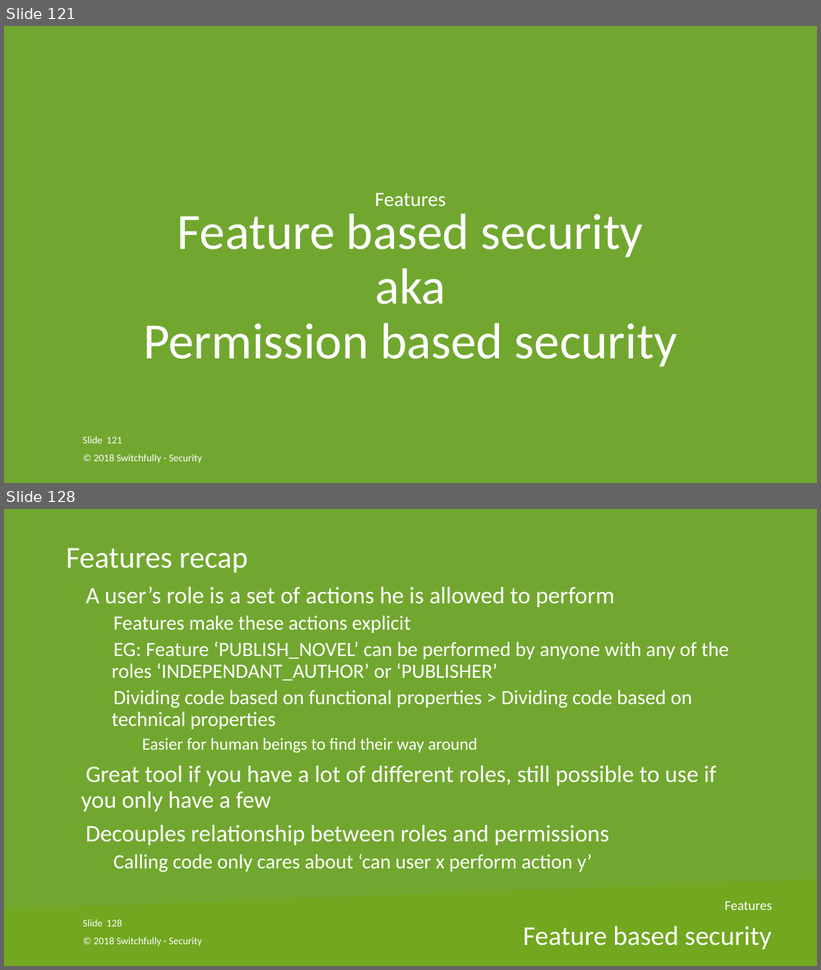
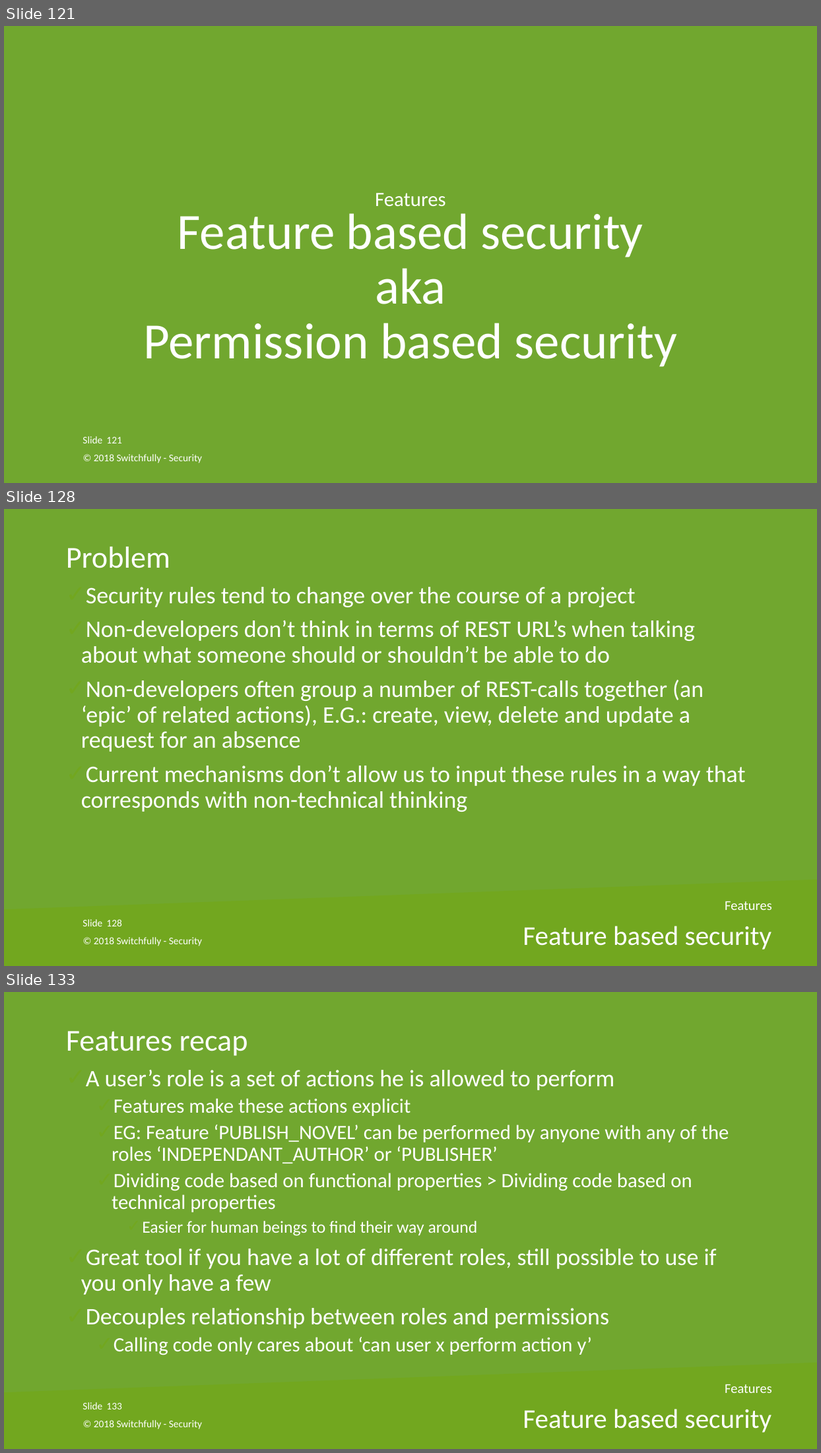
Before and after one commit to nielsjani/switchfully-security, a slide deck: powerpoint/switchfully-security@Cegeka.pptx. Shown one above the other, each under a label of ours: slides 121 and 128 before the commit, slides 121, 128 and 133 after it; the slides between them are not shown. The pictures are 821x970 and 821x1453 pixels, drawn with LibreOffice and Linux fonts; fonts in the diff are those of the drawing; background and template pictures are left out. Boxes give left, top, right and bottom in pixels: in the first picture for what was removed or moved away, otherwise in the second. Text is boxed around its words. In the diff, an @@ line names an element or a change of style, - is before the commit and + after.

```diff
--- a/powerpoint/switchfully-security@Cegeka.pptx
+++ b/powerpoint/switchfully-security@Cegeka.pptx
@@ slide 128 added at [4, 509, 817, 966], background picture (left out); not listed: 2 template elements that a slide beside it also shows @@
@@ text added at [66, 547, 746, 812], 28 pt, text #FFFFFF @@
+Problem
+✓ Security rules tend to change over the course of a project
+✓ Non-developers don’t think in terms of REST URL’s when talking about what someone should or shouldn’t be able to do
+✓ Non-developers often group a number of REST-calls together (an ‘epic’ of related actions), E.G.: create, view, delete and update a request for an absence
+✓ Current mechanisms don’t allow us to input these rules in a way that corresponds with non-technical thinking
@@ text added at [725, 902, 772, 910], 16 pt, text #FFFFFF @@
+Features
@@ page number added at [106, 920, 121, 927], 12 pt, text #FFFFFF @@
+128
@@ text added at [94, 937, 202, 947], 12 pt, text #FFFFFF @@
+© 2018 Switchfully - Security
@@ title added at [523, 926, 772, 950], 32 pt, text #FFFFFF @@
+Feature based security
@@ what was slide 128 is now slide 133 @@
@@ page number at [106, 1403, 121, 1410]: text changed @@
-128
+133
```
Also in this commit, not shown: 5 slides changed, 5 other slides added, 1 slide removed.
